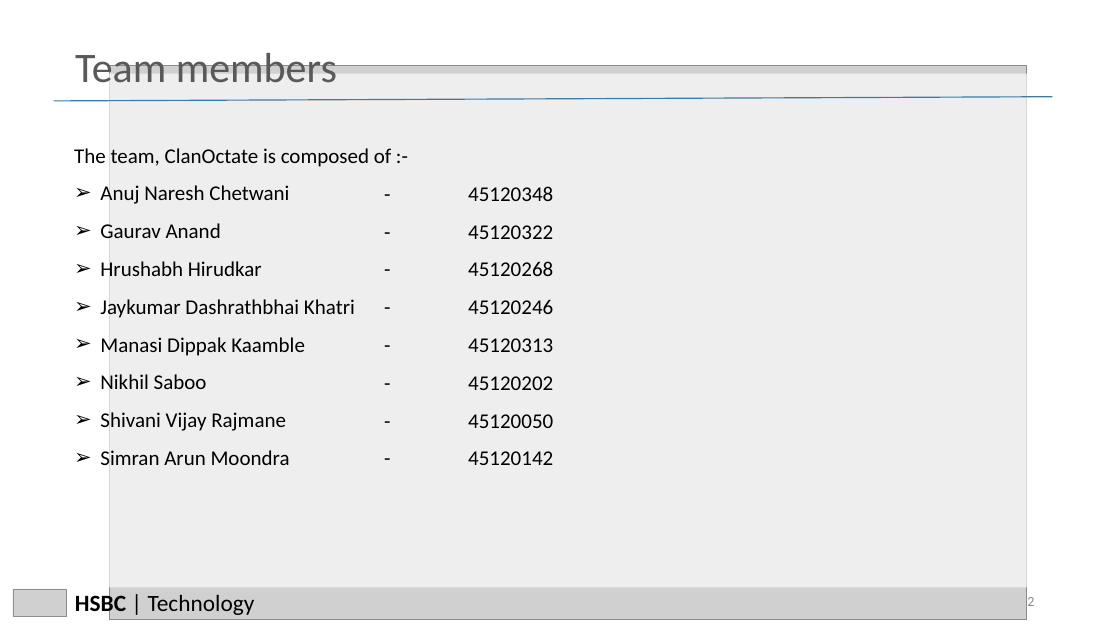
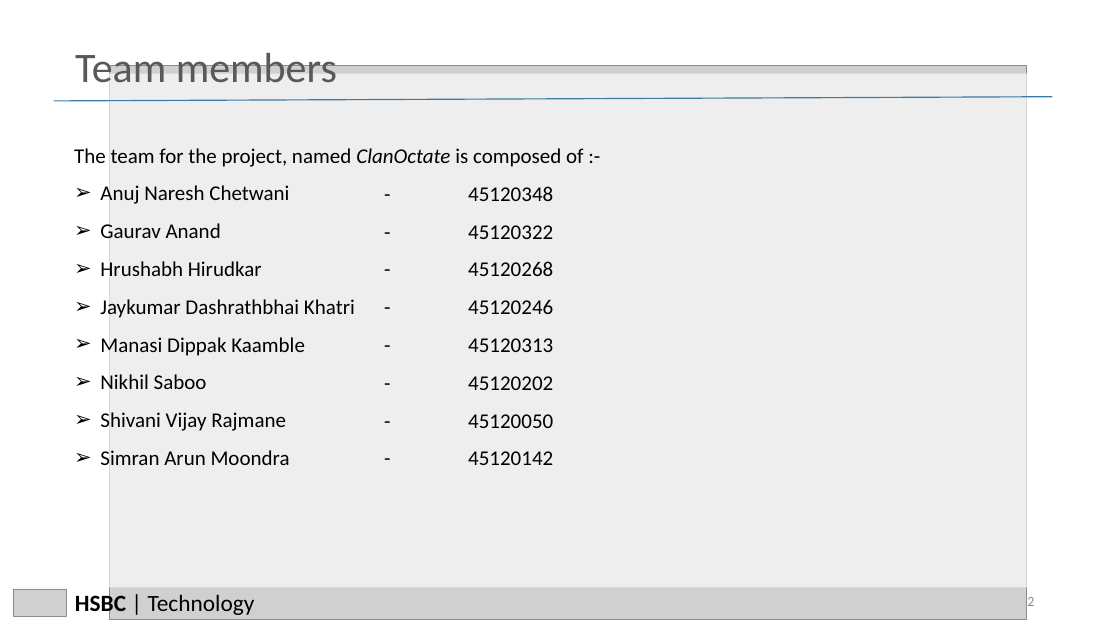
Before and after one commit to jaykhatri0875/meeting-room-booking-system, a slide deck: slide 2 of documents/Codefury_ClanOctate.pptx. Drawn at 1120x630 pixels with LibreOffice and Linux fonts; fonts in the diff are those of the drawing; grey boxes stand for pictures. Boxes give left, top, right and bottom in pixels: in the first picture for what was removed or moved away, otherwise in the second. Text is boxed around its words. In the diff, an @@ line names an element or a change of style, - is before the commit and + after.

Commit message:
The final PPT

```diff
--- a/documents/Codefury_ClanOctate.pptx
+++ b/documents/Codefury_ClanOctate.pptx
@@ text at [74,148,583,167]: text changed @@
-The team, ClanOctate is composed of :-
+The team for the project, named ClanOctate is composed of :-
```
Also in this commit, not shown: 3 other slides changed, 1 slide added.
